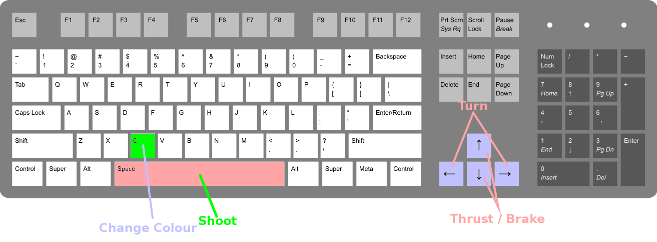
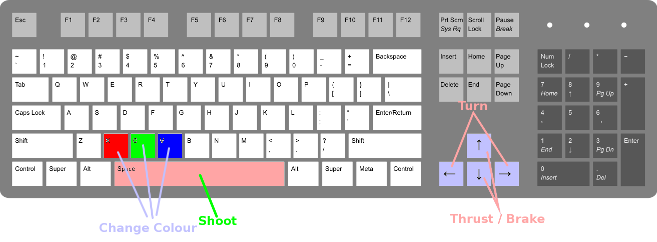
Before/after of a 657 x 242 layered artwork. What changed in the layer stack:
painted on "keyboard.png" over [104, 134, 182, 218]
